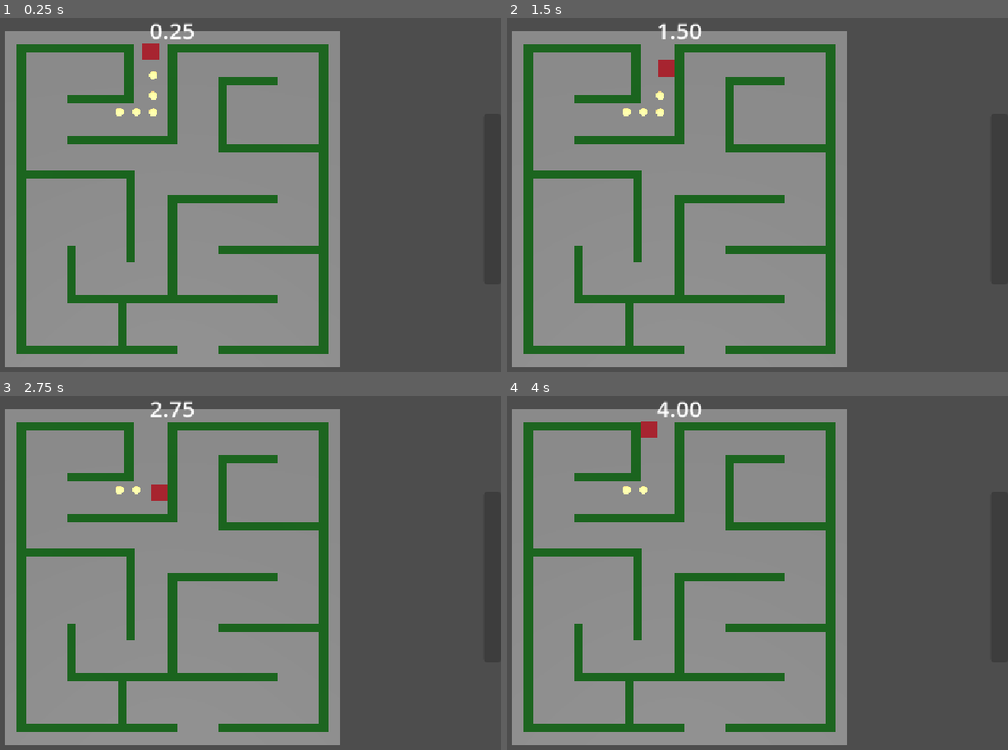
Above: before the commit, frames 1-4 (two rows, left to right).
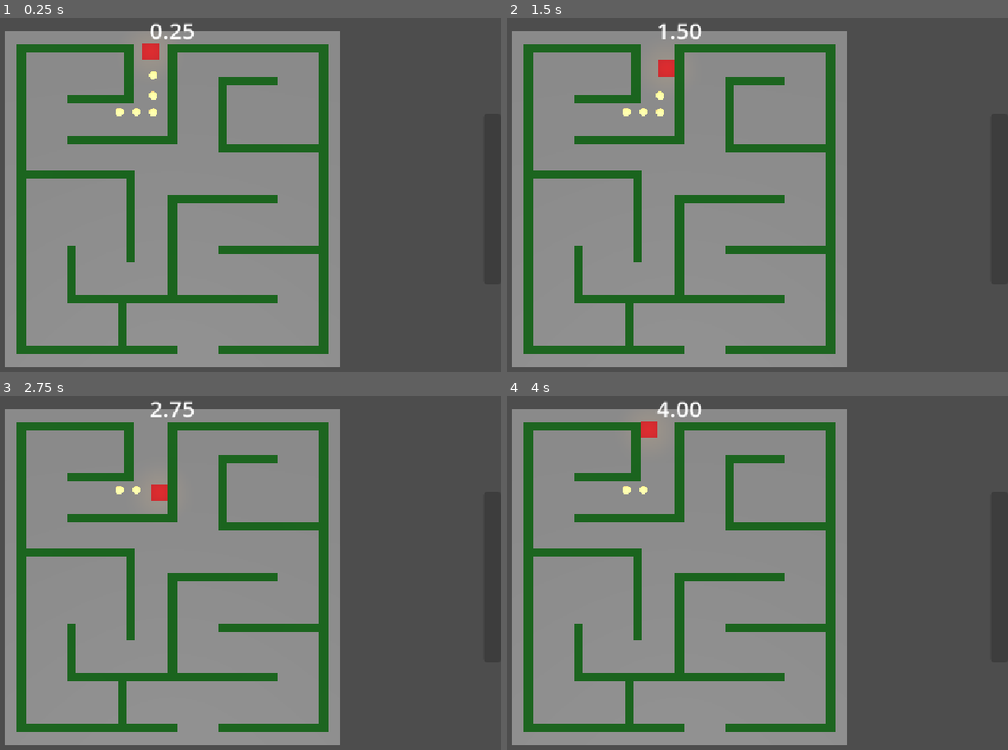
Above: after the commit, the same moments.

Repository: danijmoss/LightMaze
Game: Godot game, scene res://Scenes/main.tscn
Two runs of this game, one before a commit and one after it. Both use one fixed random seed, a clock stepped at 60 frames per second and the inputs below.
Inputs:
- Up to frame 1 (0.25 s): no input
- Up to frame 2 (1.5 s): hold Right (ui_right) 0.53-1.28 s; hold Down (ui_down) from 1.28 s (still down)
- Up to frame 3 (2.75 s): release Down (ui_down) at 2.03 s; hold Right (ui_right) from 2.03 s (still down)
- Up to frame 4 (4 s): release Right (ui_right) at 2.78 s; hold Up (ui_up) 2.78-3.53 s; hold Left (ui_left) from 3.53 s (still down)

The runs differ from the first frame. In frame 1, 0.2% of the frame differs, in the area x 28-32%, y 7-16%; in frame 2, 0.2%; in frame 3, 0.2%; in frame 4, 0.2%.

Commit message:
Added OmniLight to Player

Diff:
--- a/Scenes/player.tscn
+++ b/Scenes/player.tscn
@@ -15,3 +15,8 @@
 
 [node name="CollisionShape3D" type="CollisionShape3D" parent="." unique_id=977893850]
 shape = SubResource("BoxShape3D_xwulq")
+
+[node name="OmniLight3D" type="OmniLight3D" parent="." unique_id=408069988]
+transform = Transform3D(1, 0, 0, 0, 1, 0, 0, 0, 1, 0, 1.5, 0)
+light_color = Color(0.88235295, 0.6666667, 0, 1)
+omni_range = 3.0
